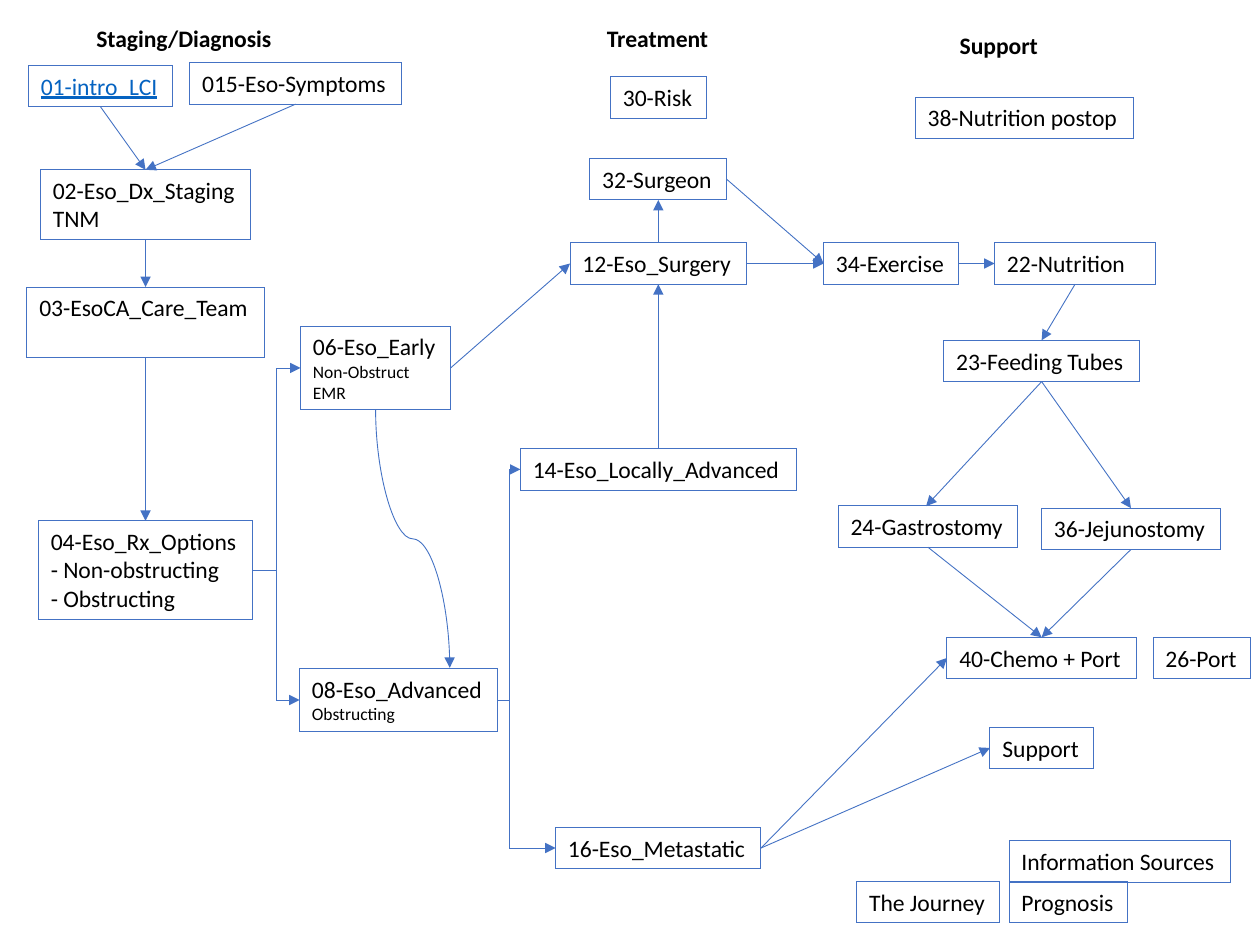
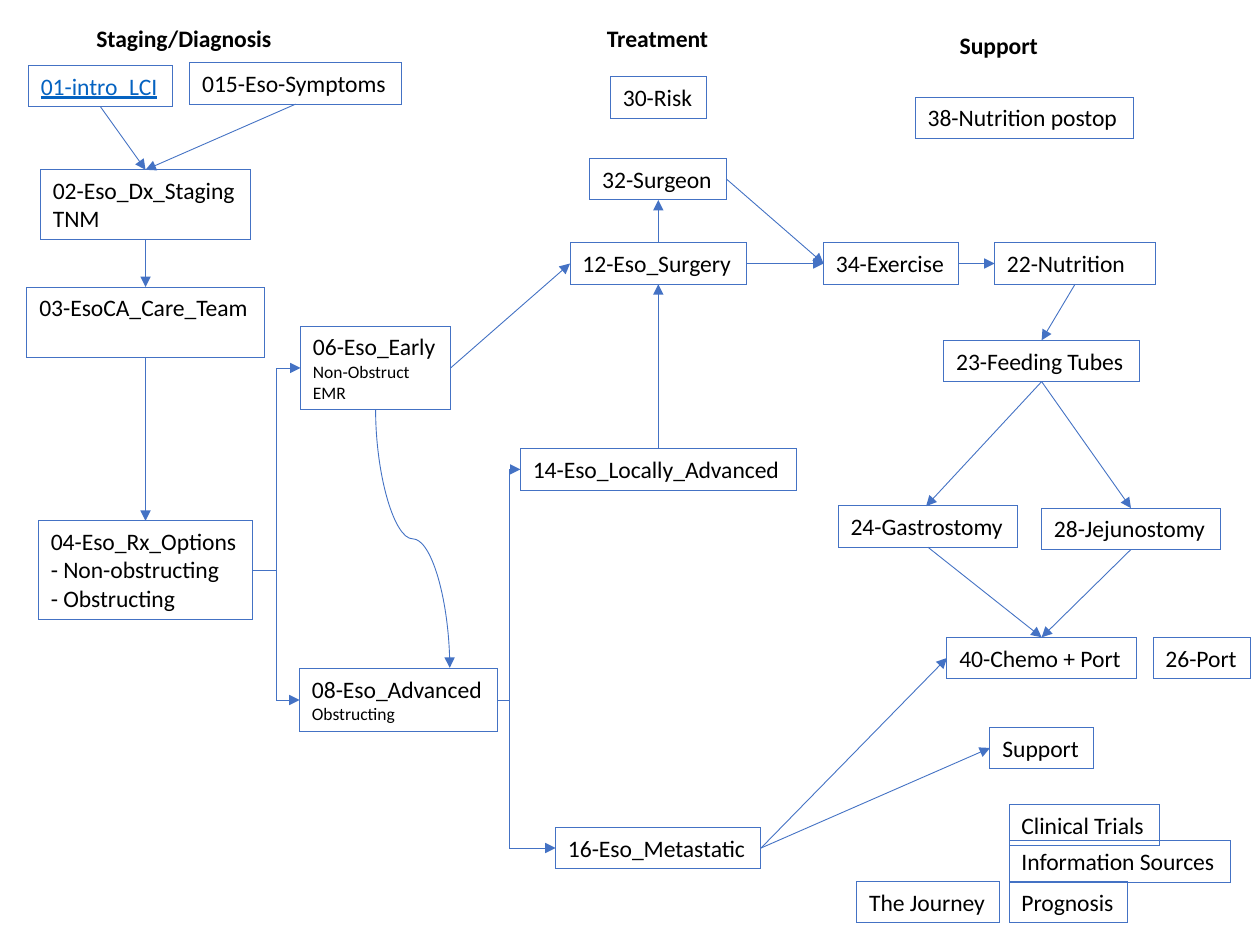
Before and after one commit to jcsalo/gi_cancer, a slide deck: slide 1 of plan_overview.pptx. Drawn at 1260x945 pixels with LibreOffice and Linux fonts; fonts in the diff are those of the drawing. Boxes give left, top, right and bottom in pixels: in the first picture for what was removed or moved away, otherwise in the second. Text is boxed around its words. In the diff, an @@ line names an element or a change of style, - is before the commit and + after.

```diff
--- a/plan_overview.pptx
+++ b/plan_overview.pptx
@@ text in rectangle at bbox=[1054, 521, 1205, 541]: text changed @@
-36-Jejunostomy
+28-Jejunostomy
@@ rectangle added at bbox=[1009, 804, 1159, 845], outline #4472C4 0.75 pt, 13.5 pt, text #000000 @@
+Clinical Trials
```
Also in this commit, not shown: 6 other files.
